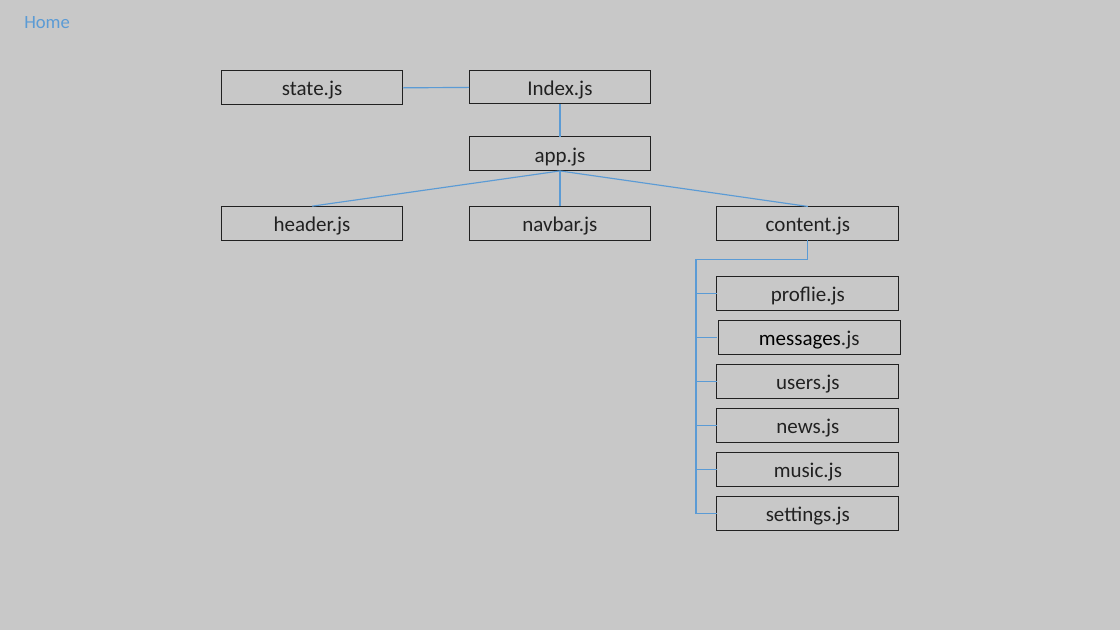
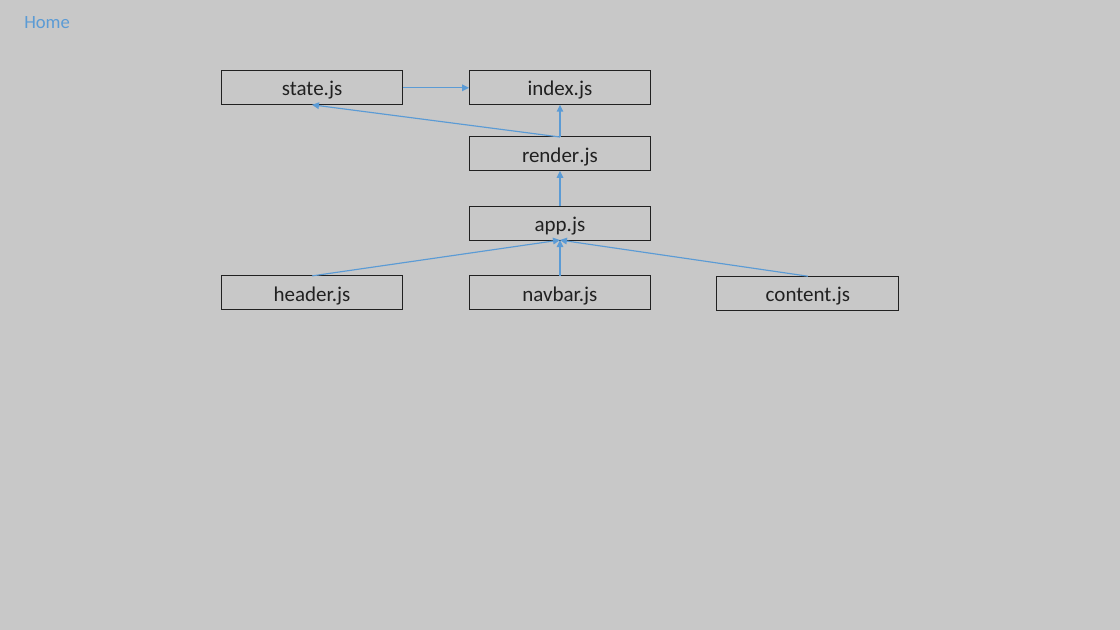
Before and after one commit to Mikayel-Saroy/Social-Network, a slide deck: slide 1 of src/assets/social-network.pptx. Drawn at 1120x630 pixels with LibreOffice and Linux fonts; fonts in the diff are those of the drawing. Boxes give left, top, right and bottom in pixels: in the first picture for what was removed or moved away, otherwise in the second. Text is boxed around its words. In the diff, an @@ line names an element or a change of style, - is before the commit and + after.

```diff
--- a/src/assets/social-network.pptx
+++ b/src/assets/social-network.pptx
@@ line (403, 88) - (469, 88): line to arrow @@
@@ line moved from (313, 206) - (560, 171) to (560, 137) - (313, 105) @@
@@ line (560, 137) - (313, 105): line to arrow @@
@@ line moved from (560, 104) - (560, 137) to (560, 137) - (560, 105) @@
@@ line (560, 137) - (560, 105): line to arrow @@
@@ text in rectangle at box(522, 147, 598, 166): text changed @@
-app.js
+render.js
@@ line moved from (560, 171) - (560, 206) to (560, 206) - (560, 171) @@
@@ line (560, 206) - (560, 171): line to arrow @@
@@ text in rectangle at box(535, 216, 586, 235): text changed @@
-navbar.js
+app.js
@@ arrow added from (313, 276) to (560, 240), #5B9BD5 1 pt @@
@@ 2 rectangles, 1 arrow: place and size @@
-2 rectangles, 1 arrow at box(221, 171, 900, 240)
+2 rectangles, 1 arrow at box(221, 240, 900, 310)
@@ line (808, 276) - (560, 240): line to arrow @@
@@ arrow added from (560, 276) to (560, 240), #5B9BD5 1 pt @@
@@ elbow line removed from (808, 240) to (696, 260) @@
@@ line removed from (697, 514) to (697, 260) @@
@@ rectangle added at box(469, 276, 651, 309), outline #212121 0.75 pt, 18 pt, text #212121 @@
+navbar.js
@@ line removed from (696, 293) to (718, 293) @@
@@ rectangle removed at box(718, 276, 900, 310) @@
-proflie.js
@@ rectangle removed at box(718, 320, 901, 354) @@
-messages.js
@@ line removed from (696, 338) to (718, 338) @@
@@ line removed from (696, 381) to (718, 381) @@
@@ rectangle removed at box(718, 365, 900, 398) @@
-users.js
@@ rectangle removed at box(718, 408, 900, 442) @@
-news.js
@@ line removed from (696, 426) to (718, 426) @@
@@ line removed from (696, 470) to (718, 470) @@
@@ rectangle removed at box(718, 453, 900, 486) @@
-music.js
@@ rectangle removed at box(718, 497, 900, 530) @@
-settings.js
@@ line removed from (696, 514) to (718, 514) @@
```
Also in this commit, not shown: 2 other slides changed, 1 slide added, 8 other files.
